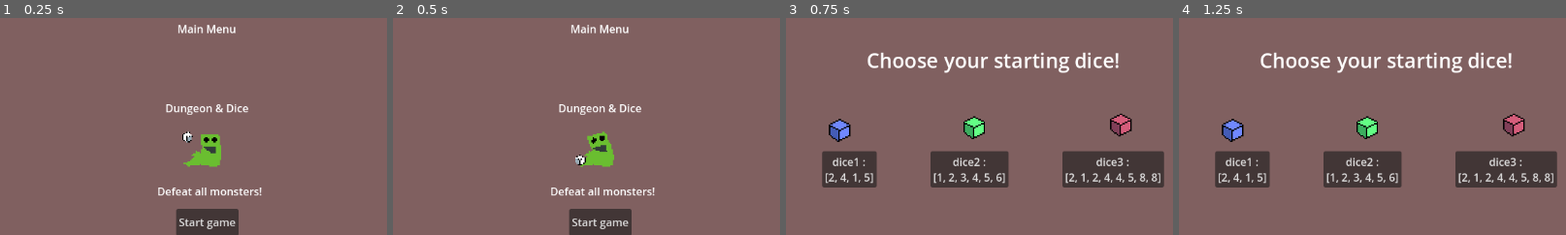
Above: before the commit, frames 1-4 (left to right).
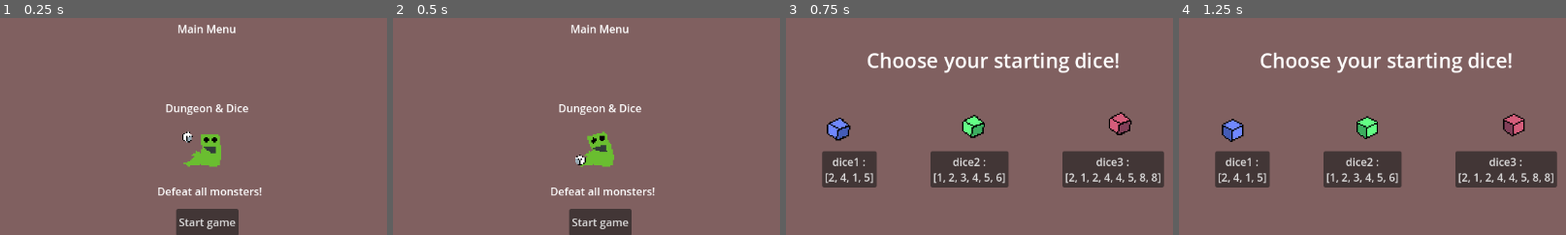
Above: after the commit, the same moments.

Repository: icvara/IMPROGAMEJAM2
Game: Godot game, scene res://Scenes/main_menu.tscn
The game is run twice, just before and just after one commit, with the same random seed, the same clock (stepped at 60 frames per second) and the same inputs.
Inputs:
- Up to frame 1 (0.25 s): no input
- Up to frame 2 (0.5 s): no input
- Up to frame 3 (0.75 s): click "Start game" at 0.5 s
- Up to frame 4 (1.25 s): no input
The pictures show only the part of the screen within x 23-73%, y 12-62%; the shares and areas given below are measured in that part.

Frames 1-2 are identical in both runs. In frame 3, 1.1% of the frame differs, in the area x 10-90%, y 43-58%; in frame 4, nothing differs.

Commit message:
make stuff nicer

Diff:
--- a/impro_gamejam_2/Scenes/dice_roll.tscn
+++ b/impro_gamejam_2/Scenes/dice_roll.tscn
@@ -22,6 +22,10 @@
 atlas = ExtResource("1_q4c28")
 region = Rect2(96, 0, 32, 32)
 
+[sub_resource type="AtlasTexture" id="AtlasTexture_u4yju"]
+atlas = ExtResource("1_q4c28")
+region = Rect2(0, 0, 32, 32)
+
 [sub_resource type="SpriteFrames" id="SpriteFrames_u4yju"]
 animations = [{
 "frames": [{
@@ -44,8 +48,11 @@
 }, {
 "duration": 1.0,
 "texture": SubResource("AtlasTexture_14282")
+}, {
+"duration": 1.0,
+"texture": SubResource("AtlasTexture_u4yju")
 }],
-"loop": true,
+"loop": false,
 "name": &"roll",
 "speed": 10.0
 }]
@@ -54,3 +61,5 @@
 
 [node name="AnimatedSprite2D" type="AnimatedSprite2D" parent="."]
 sprite_frames = SubResource("SpriteFrames_u4yju")
+animation = &"roll"
+autoplay = "roll"
Not shown: 1 places in impro_gamejam_2/Scenes/dice_roll.tscn that only renumber resources
